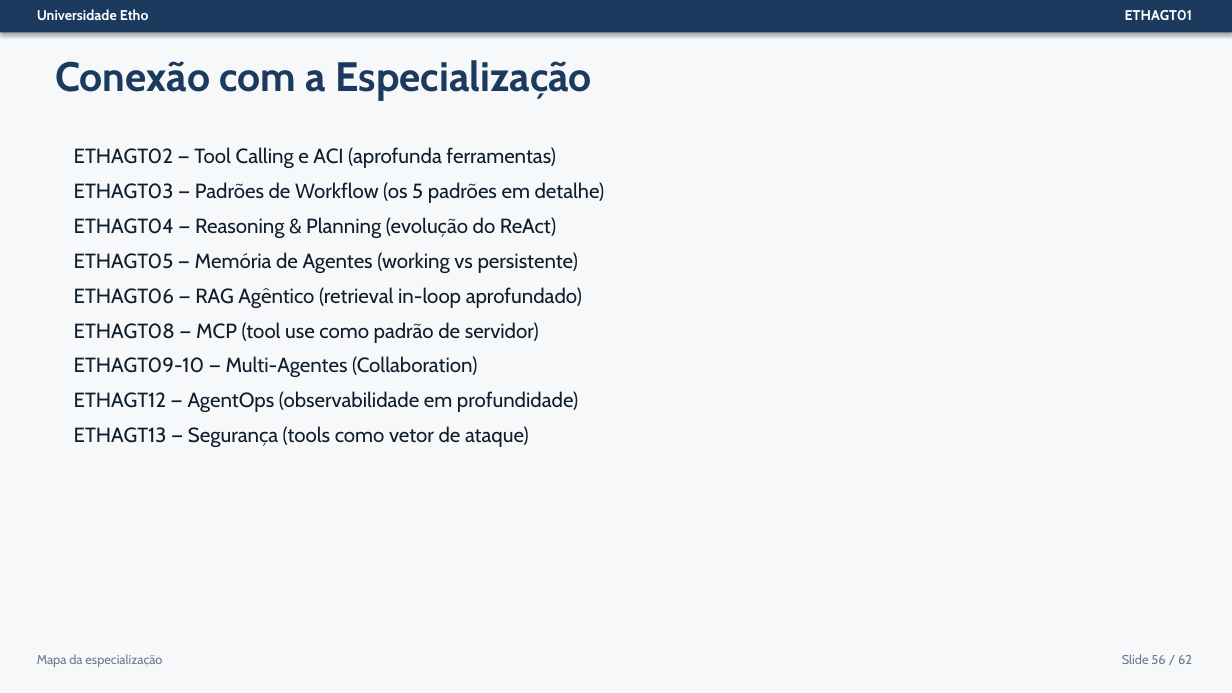
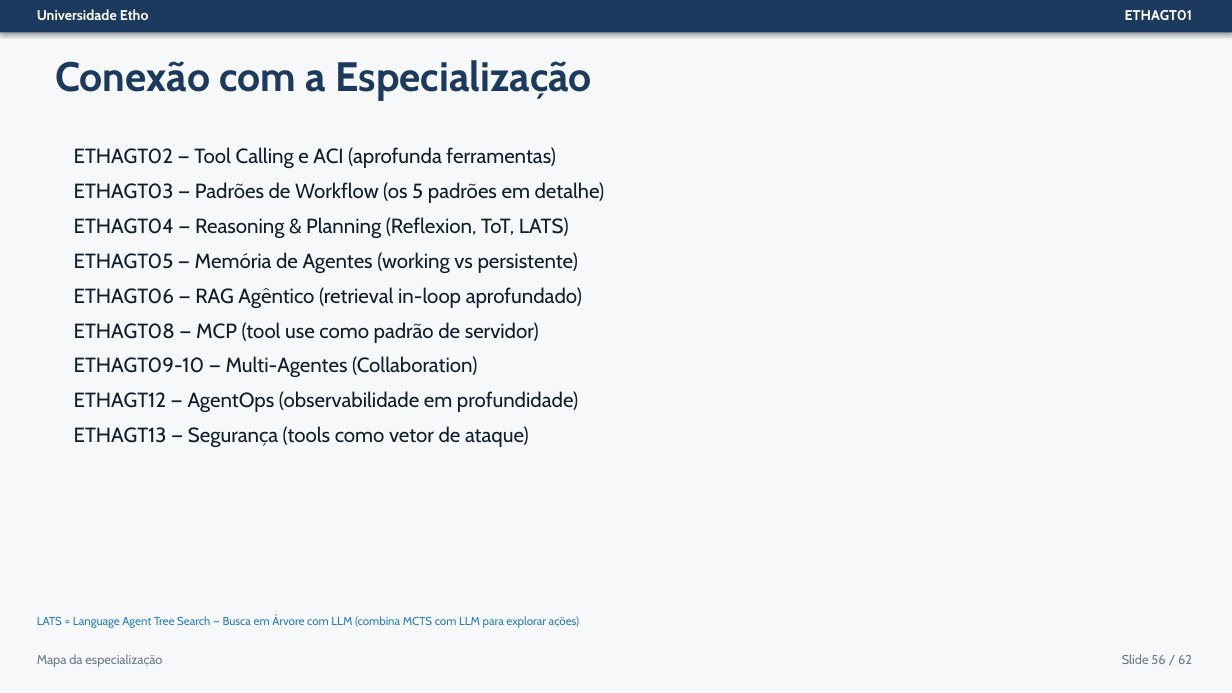
Before and after one commit to Etho-University/especializacao-programacao-agentica, a slide deck: slide 56 of 03-Slides/ETHAGT01/ETHAGT01-Apresentacao.pptx. Drawn at 1232x693 pixels with LibreOffice and Linux fonts; fonts in the diff are those of the drawing. Boxes give left, top, right and bottom in pixels: in the first picture for what was removed or moved away, otherwise in the second. Text is boxed around its words. In the diff, an @@ line names an element or a change of style, - is before the commit and + after.

Commit message:
feat: adiciona definicoes de acronimos no rodape dos slides (ETHAGT01-16)
Para cada apresentacao ETHAGT01 a ETHAGT16:
- Modificado gerar_pptx.py: add_footer e funcoes de slide aceitam parametro acronyms
- Definicoes de acronimos especificos do dominio agentic AI/LLM no rodape
- Apenas na primeira aparicao de cada acronimo na apresentacao
- Markdown slides-detalhados atualizados com campo Rodape
- Todos os PPTX regenerados (~1000 slides totais, ~110 acronimos definidos)

```diff
--- a/03-Slides/ETHAGT01/ETHAGT01-Apresentacao.pptx
+++ b/03-Slides/ETHAGT01/ETHAGT01-Apresentacao.pptx
@@ text at (74, 217, 569, 238): text changed @@
-ETHAGT04 — Reasoning & Planning (evolução do ReAct)
+ETHAGT04 — Reasoning & Planning (Reflexion, ToT, LATS)
@@ text added at (37, 616, 580, 628), 9 pt, text #2980B9 @@
+LATS = Language Agent Tree Search — Busca em Árvore com LLM (combina MCTS com LLM para explorar ações)
```
Also in this commit, not shown: 8 other slides changed, 57 other files.
